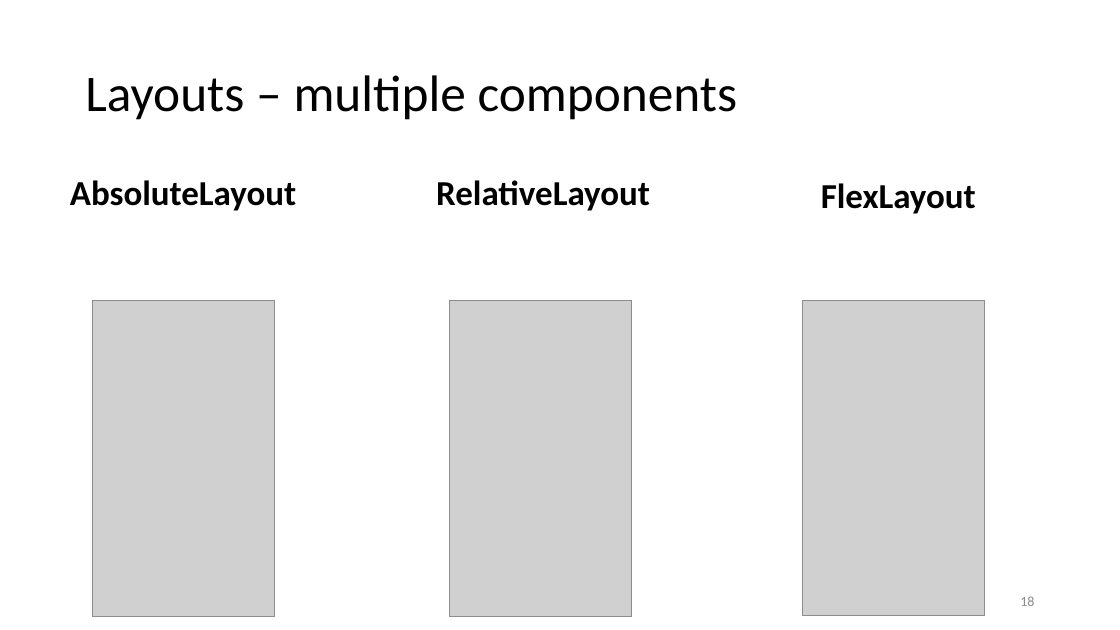
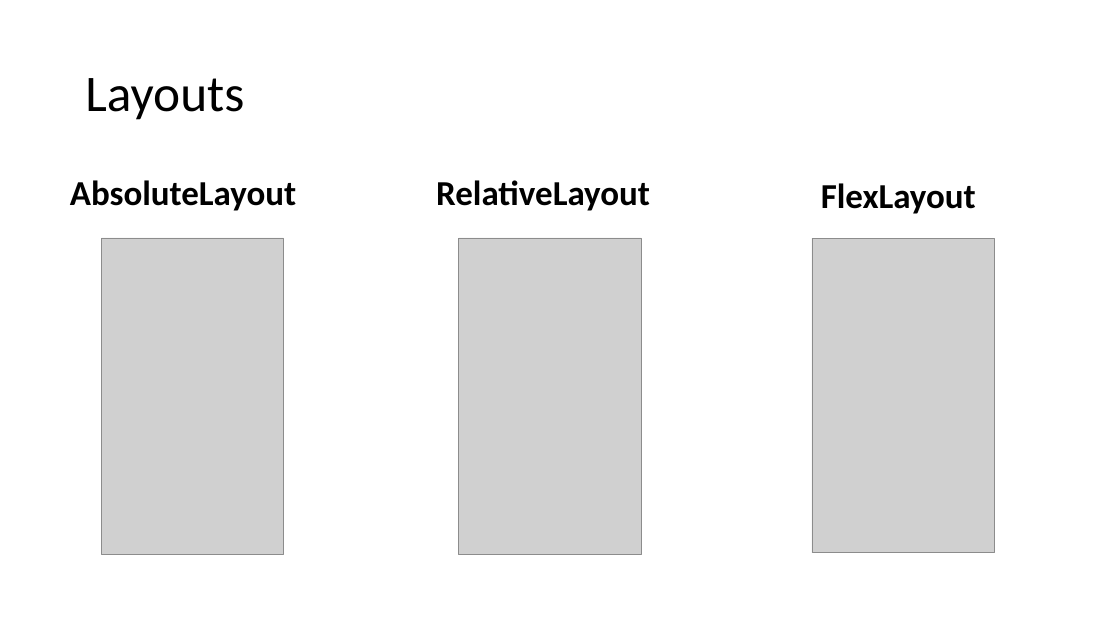
Before and after one commit to jasho/pv239-maui, a slide deck: slide 15 of Lecture/PV239-NET-MAUI.pptx (slide 18 before the commit). Drawn at 1120x630 pixels with LibreOffice and Linux fonts; fonts in the diff are those of the drawing; grey boxes stand for pictures. Boxes give left, top, right and bottom in pixels: in the first picture for what was removed or moved away, otherwise in the second. Text is boxed around its words. In the diff, an @@ line names an element or a change of style, - is before the commit and + after.

```diff
--- a/Lecture/PV239-NET-MAUI.pptx
+++ b/Lecture/PV239-NET-MAUI.pptx
@@ title at (x1=85, y1=78, x2=244, y2=120): text changed @@
-Layouts – multiple components
+Layouts
@@ 3 pictures moved together from (x1=92, y1=301, x2=985, y2=617) to (x1=102, y1=238, x2=995, y2=554) @@
@@ page number removed at (x1=1020, y1=596, x2=1034, y2=606) @@
-18
```
Also in this commit, not shown: 11 other slides changed, 1 slide added, 8 slides removed.
